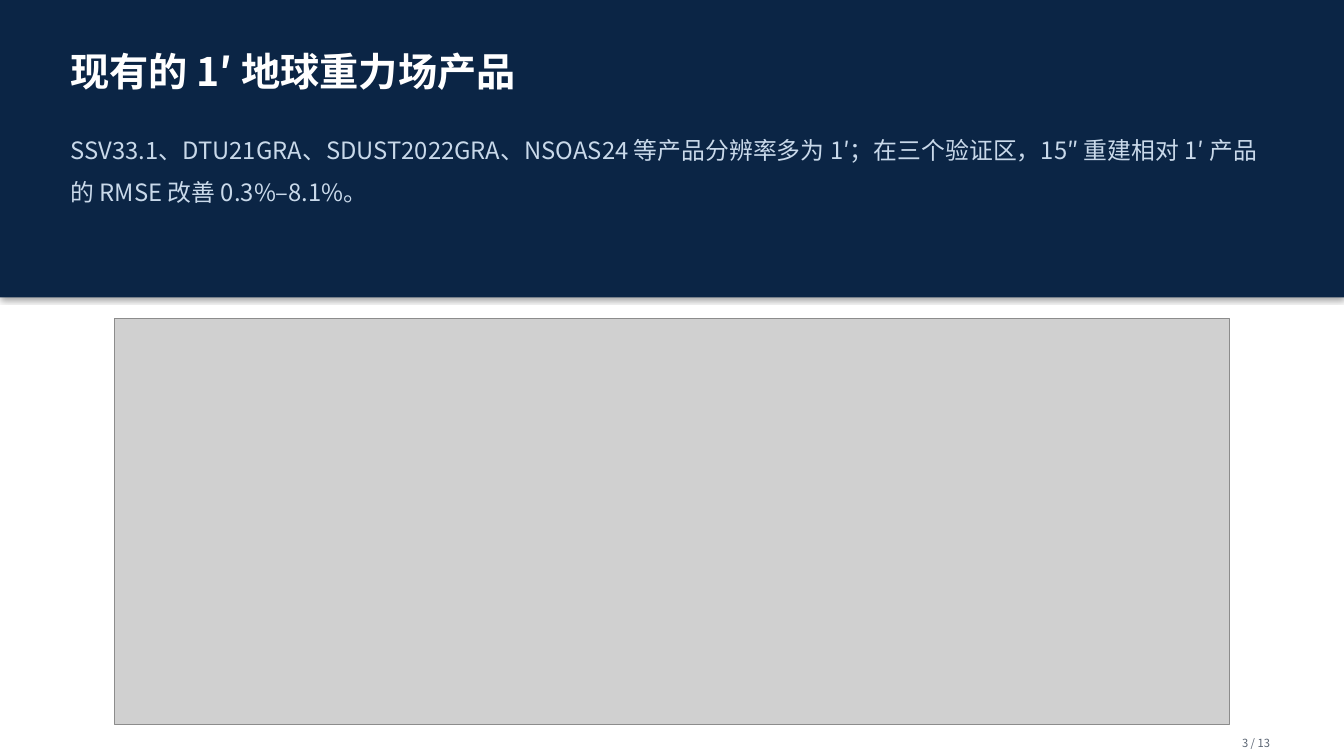
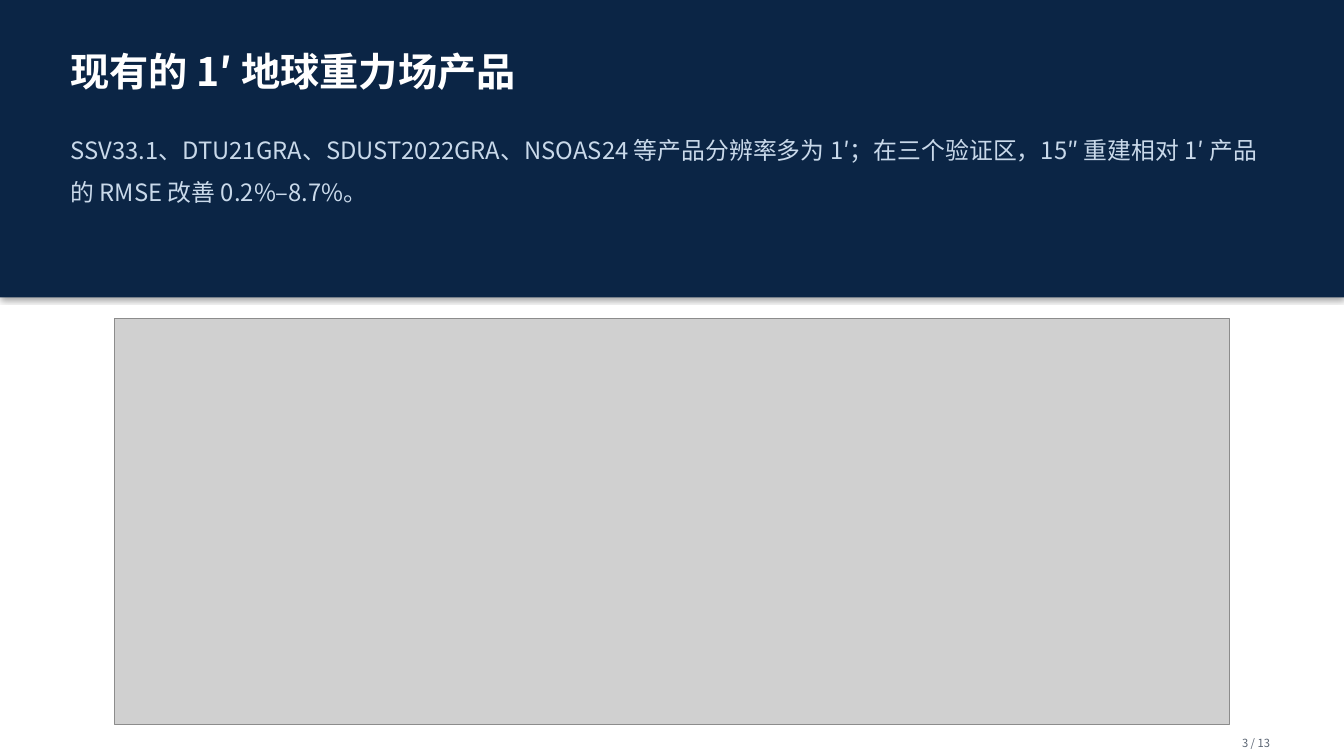
Before and after one commit to shuyunkai/kalman_gravity, a slide deck: slide 3 of ppt/汇报_新结构_13页.pptx. Drawn at 1344x756 pixels with LibreOffice and Linux fonts; fonts in the diff are those of the drawing; grey boxes stand for pictures. Boxes give left, top, right and bottom in pixels: in the first picture for what was removed or moved away, otherwise in the second. Text is boxed around its words. In the diff, an @@ line names an element or a change of style, - is before the commit and + after.

```diff
--- a/ppt/汇报_新结构_13页.pptx
+++ b/ppt/汇报_新结构_13页.pptx
@@ text at (71,139,1258,203): text changed @@
-SSV33.1、DTU21GRA、SDUST2022GRA、NSOAS24 等产品分辨率多为 1′；在三个验证区，15″ 重建相对 1′ 产品的 RMSE 改善 0.3%–8.1%。
+SSV33.1、DTU21GRA、SDUST2022GRA、NSOAS24 等产品分辨率多为 1′；在三个验证区，15″ 重建相对 1′ 产品的 RMSE 改善 0.2%–8.7%。
```
Also in this commit, not shown: 3 other slides changed, 4 other files.
